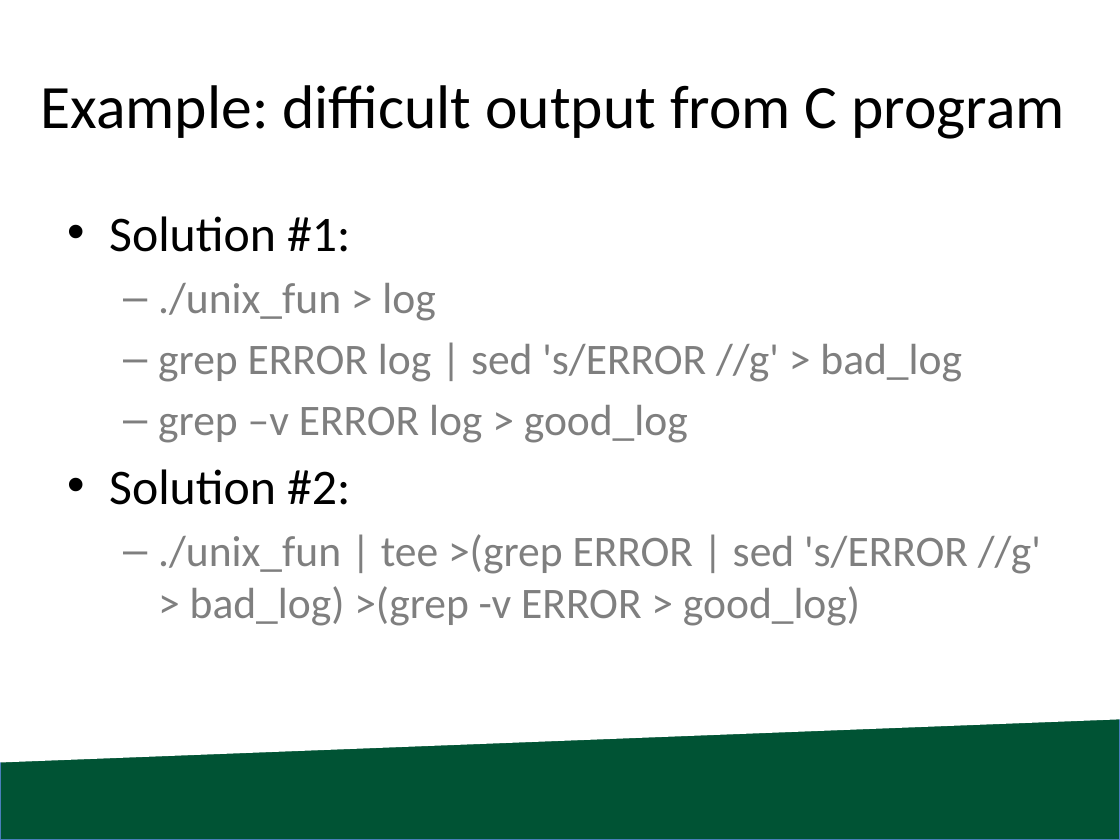
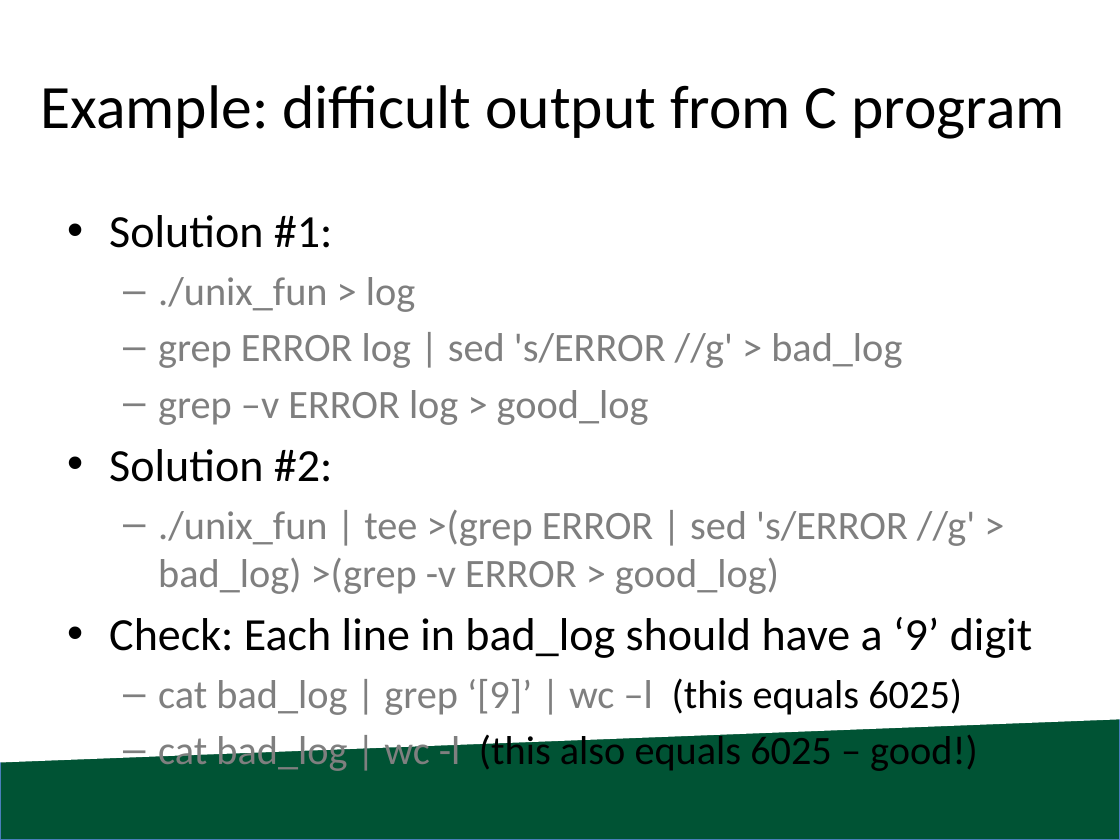
Before and after one commit to blessley/cis330, a slide deck: slide 16 of lab2/CIS330_S18_Lab2.pptx (slide 15 before the commit). Drawn at 1120x840 pixels with LibreOffice and Linux fonts; fonts in the diff are those of the drawing; background and template pictures are left out. Boxes give left, top, right and bottom in pixels: in the first picture for what was removed or moved away, otherwise in the second. Text is boxed around its words. In the diff, an @@ line names an element or a change of style, - is before the commit and + after.

```diff
--- a/lab2/CIS330_S18_Lab2.pptx
+++ b/lab2/CIS330_S18_Lab2.pptx
@@ text at (109,215,975,594): size 32 to 29.6 pt in "Solution #1:", "Solution #2:"; size 28 to 25.9 pt in "./unix_fun > log", "grep ERROR log | sed 's/ERROR //g' ...", "grep –v ERROR log > good_log", "./unix_fun | tee >(grep ERROR | sed ..." @@
@@ text at (109,617,1032,774): paragraphs added @@
+• Check: Each line in bad_log should have a ‘9’ digit
+  – cat bad_log | grep ‘[9]’ | wc –l (this equals 6025)
+  – cat bad_log | wc -l (this also equals 6025 – good!)
```
Also in this commit, not shown: 5 other slides changed, 1 slide added, 5 other files.
